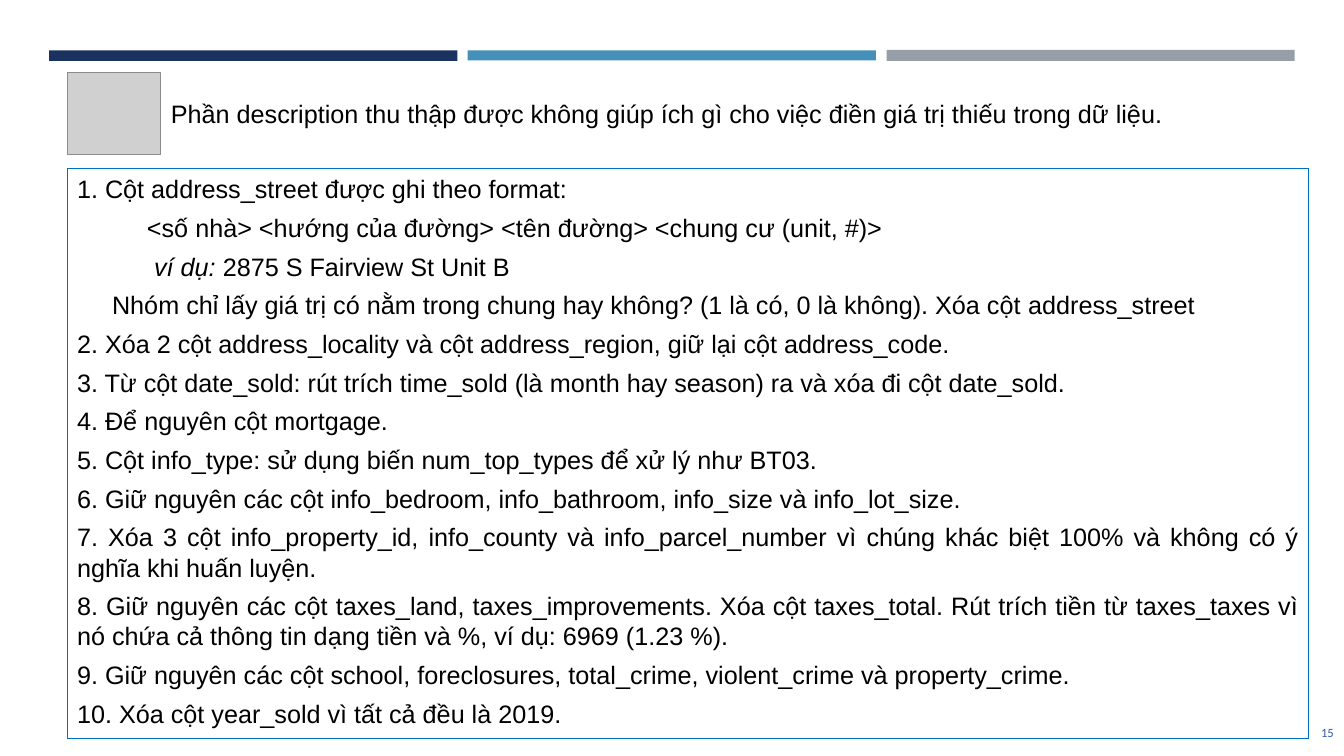
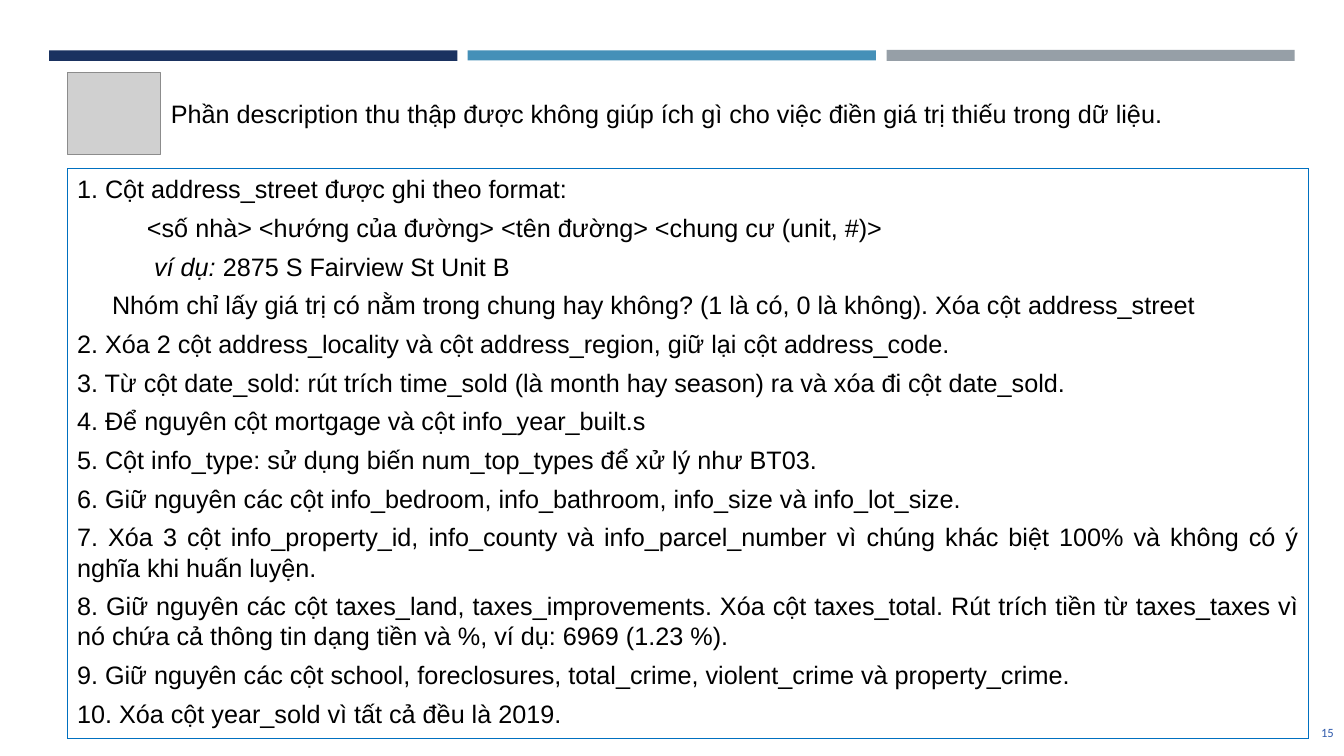
Before and after one commit to dpnam/DS-Final-Project, a slide deck: slide 15 of report-slide/BaoCaoCuoiKy_DS.pptx. Drawn at 1344x756 pixels with LibreOffice and Linux fonts; fonts in the diff are those of the drawing; grey boxes stand for pictures. Boxes give left, top, right and bottom in pixels: in the first picture for what was removed or moved away, otherwise in the second. Text is boxed around its words. In the diff, an @@ line names an element or a change of style, - is before the commit and + after.

Commit message:
add class YearBuiltProcessor and change strategy to run model ML

```diff
--- a/report-slide/BaoCaoCuoiKy_DS.pptx
+++ b/report-slide/BaoCaoCuoiKy_DS.pptx
@@ text in rectangle at (77, 410, 645, 436): text changed @@
-4. Để nguyên cột mortgage.
+4. Để nguyên cột mortgage và cột info_year_built.s
```
Also in this commit, not shown: 1 other file.
